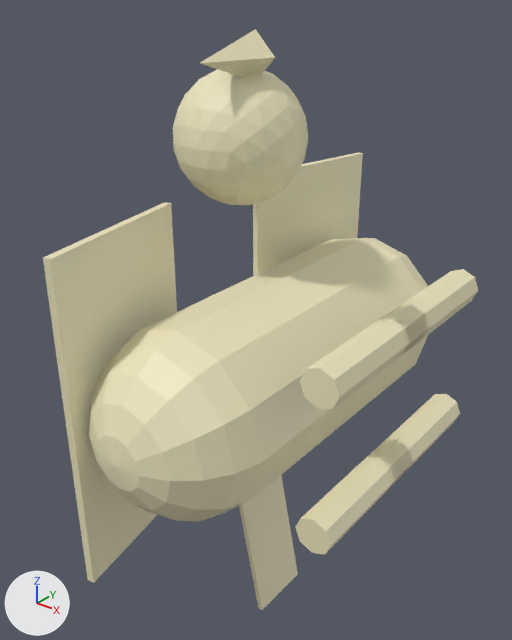
Two versions of the glTF model public/models/bosses/Gryphon_A_Boss.glb, one commit apart.
Before and after are seen from a 50 mm camera at (2.48, -3.24, 2.16) aimed at (-0.1, -0.02, 0.17). The axes (+X, +Y, +Z) are drawn at lower left. The lights are the same throughout. The first picture is the older version. Where no turn or scale is listed for an object, it has been applied to the vertices.

The first picture shows 'geometry_0'.
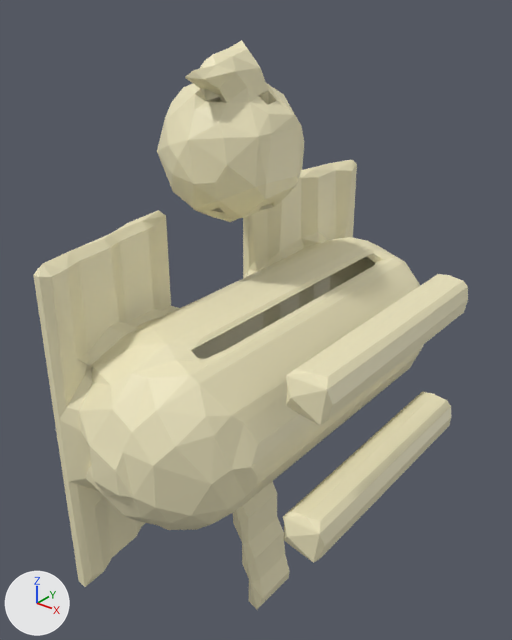
Changed parts and their boxes [x1, y1, x2, y2] in the pictures (512 x 640 px):
'geometry_0', reshaped: before [43, 29, 478, 610]; after [33, 40, 468, 609]
part 1 of me_geometry_0, rebuilt (9% wider, 34% taller): before [173, 69, 308, 205]; after [157, 40, 304, 222]
part 2 of me_geometry_0, rebuilt (15% wider, 51% taller): before [89, 238, 428, 521]; after [33, 160, 424, 587]
part 3 of me_geometry_0, rebuilt (80% wider, 85% taller): before [367, 394, 460, 486]; after [283, 392, 451, 563]
part 4 of me_geometry_0, rebuilt: before [239, 476, 298, 610]; after [233, 481, 290, 609]
part 5 of me_geometry_0, added (beige): after [286, 274, 468, 425]
part 6 of me_geometry_0, deleted (beige): before [43, 202, 177, 583]
part 7 of me_geometry_0, deleted (beige): before [253, 153, 363, 276]
part 8 of me_geometry_0, deleted (beige): before [200, 29, 275, 77]
part 9 of me_geometry_0, cut back (beige): before [295, 440, 413, 555]
part 10 of me_geometry_0, cut back (beige): before [300, 269, 478, 409]

What changed in the scene script:
```text
Change me_geometry_0:
    used by ob_geometry_0; location = (0.0, 0.0, 0.0)
    remove me_geometry_0.from_pydata(...)  # 386 vertices, 732 faces; spans x -0.63..1.02, y -1.42..1.42, z -2.1..1.9
    add me_geometry_0.from_pydata(...)  # 982 vertices, 1996 faces; spans x -0.72..0.97, y -1.45..1.45, z -2.16..1.84
    me_geometry_0 part 1: the loose piece of 162 vertices spanning x -0.63..0.16, y -0.4..0.4, z 0.91..1.71 is rebuilt with 254 vertices and now spans x -0.72..0.09, y -0.47..0.44, z 0.81..1.84
    me_geometry_0 part 2: the loose piece of 122 vertices spanning x -0.46..0.67, y -1.42..1.42, z -0.62..0.51 is rebuilt with 551 vertices and now spans x -0.58..0.63, y -1.45..1.45, z -1.15..0.92
    me_geometry_0 part 3: the loose piece of 18 vertices spanning x 0.79..1.02, y -0.11..0.8, z -0.62..-0.4 is rebuilt with 30 vertices and now spans x 0.7..0.97, y -0.85..0.84, z -0.69..-0.42
    me_geometry_0 part 4: the loose piece of 8 vertices spanning x -0.14..0.12, y -0.23..0.23, z -2.1..-0.97 is rebuilt with 49 vertices and now spans x -0.24..0.08, y -0.22..0.23, z -2.16..-0.98
    me_geometry_0 part 5: a new loose piece of 31 vertices spanning x 0.7..0.97, y -0.85..0.84, z 0.19..0.46, in mat_defaultmaterial
    me_geometry_0 part 6: the loose piece of 8 vertices spanning x -0.47..-0.22, y -1.42..-0.4, z -1.08..0.97 is deleted
    me_geometry_0 part 7: the loose piece of 8 vertices spanning x -0.47..-0.22, y 0.41..1.42, z -1.08..0.97 is deleted
    me_geometry_0 part 8: the loose piece of 6 vertices spanning x -0.26..0.02, y -0.45..0.0, z 1.63..1.9 is deleted
    me_geometry_0 part 9
    18 vertices are removed from x 0.79..1.02, y -0.8..0.11, z -0.62..-0.4
    32 faces are deleted
    32 vertices are added at x 0.78..0.88, y -0.75..0.75, z -0.6..-0.51
    52 new faces join them
    me_geometry_0 part 10
    36 vertices are removed from x 0.79..1.02, y -0.8..0.8, z 0.29..0.51
    64 faces are deleted
    9 vertices are added at x 0.79..0.88, y -0.07..0.08, z 0.28..0.37
    14 new faces join them
    other edits to the shape of me_geometry_0 do not show in these pictures
```
